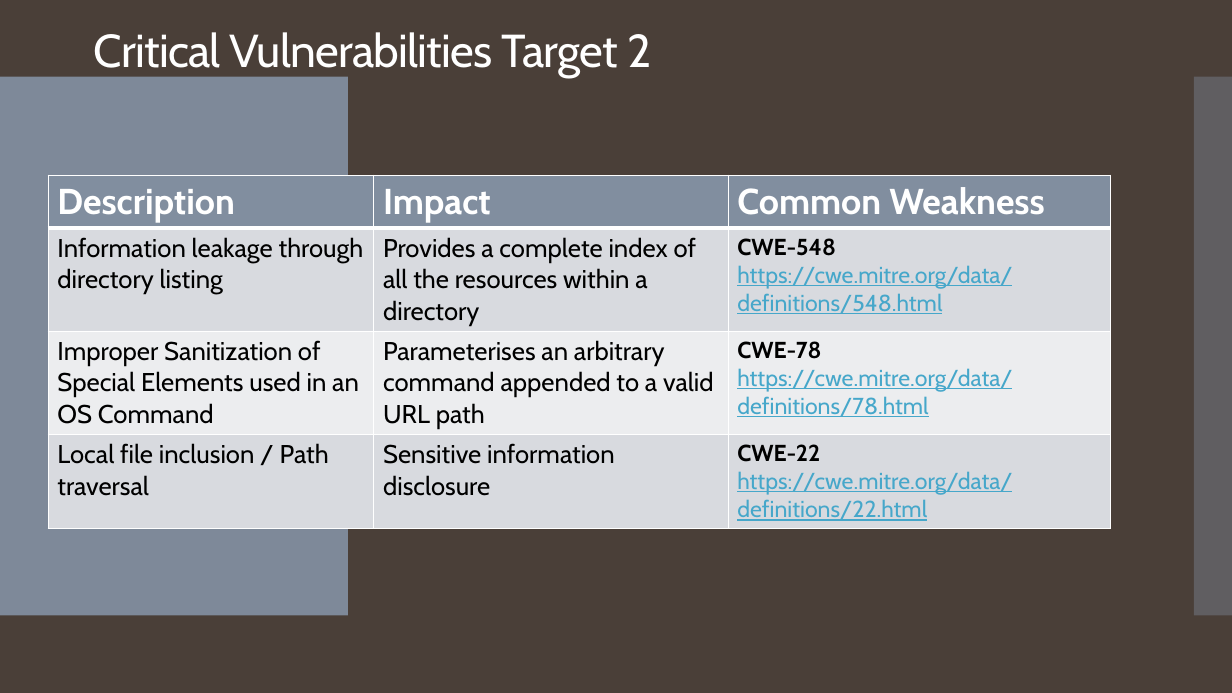
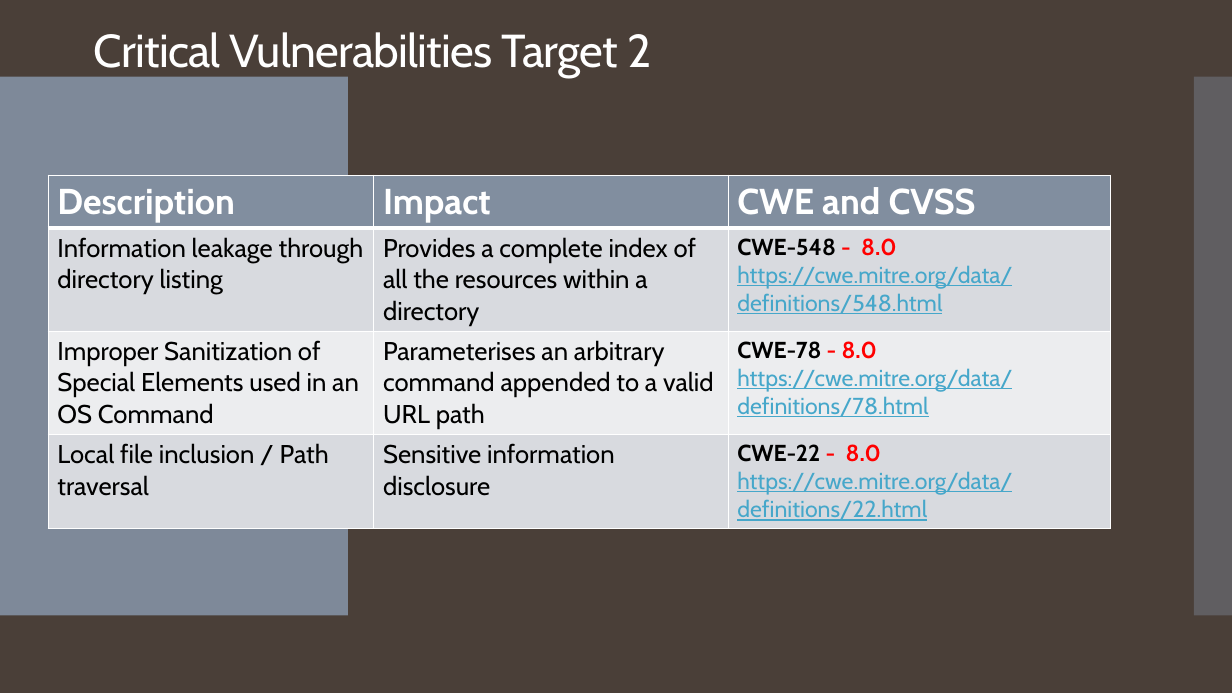
Before and after one commit to forrestaj64/Vulnerabilities-Attack-Defend-Remediate, a slide deck: slide 6 of Overview-Presentation.pptx. Drawn at 1232x693 pixels with LibreOffice and Linux fonts; fonts in the diff are those of the drawing. Boxes give left, top, right and bottom in pixels: in the first picture for what was removed or moved away, otherwise in the second. Text is boxed around its words. In the diff, an @@ line names an element or a change of style, - is before the commit and + after.

```diff
--- a/Overview-Presentation.pptx
+++ b/Overview-Presentation.pptx
@@ table at (48,176,1110,525) @@
-row 1, column 3: Common Weakness
+row 1, column 3: CWE and CVSS
-row 2, column 3: CWE-548 / https://cwe.mitre.org/data/definitions/548.html
+row 2, column 3: CWE-548 - 8.0 / https://cwe.mitre.org/data/definitions/548.html
-row 3, column 3: CWE-78 / https://cwe.mitre.org/data/definitions/78.html
+row 3, column 3: CWE-78 - 8.0 / https://cwe.mitre.org/data/definitions/78.html
-row 4, column 3: CWE-22 / https://cwe.mitre.org/data/definitions/22.html
+row 4, column 3: CWE-22 - 8.0 / https://cwe.mitre.org/data/definitions/22.html
```
Also in this commit, not shown: 1 other slide changed.
